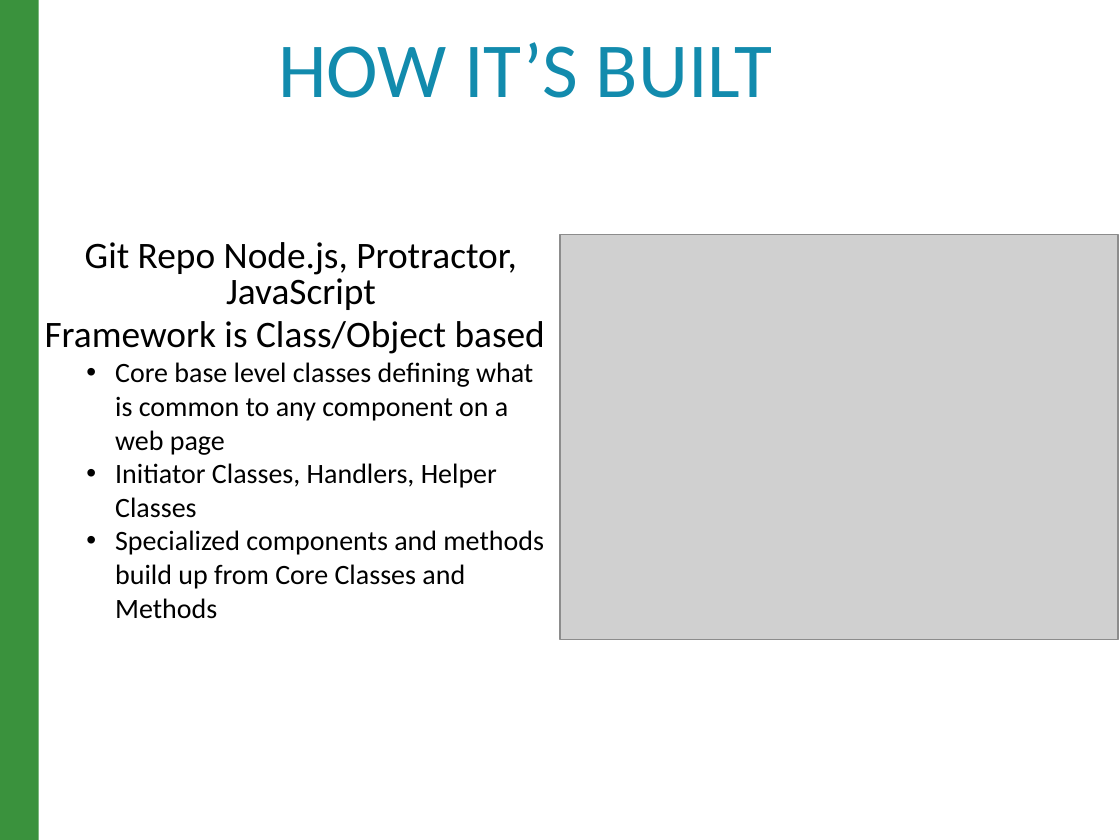
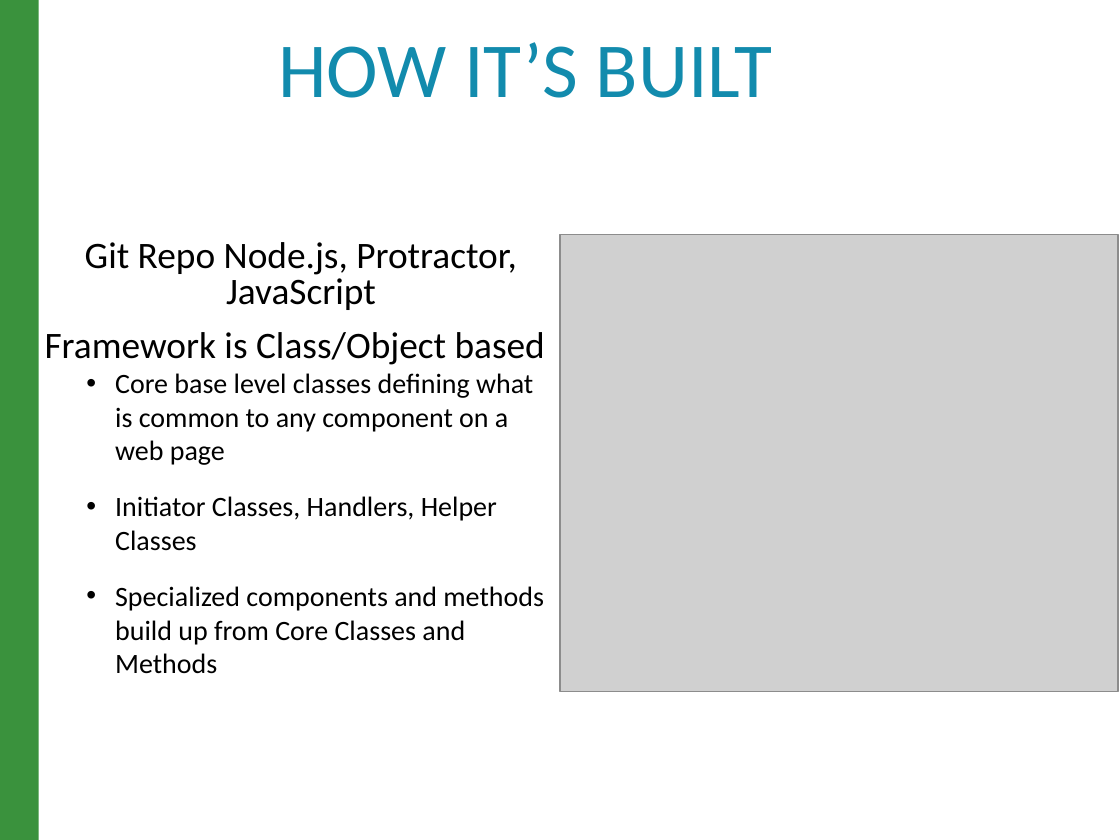
Before and after one commit to raghav9329/mainProf, a slide deck: slide 8 of CurrentWork_Delta/CX_StrategyPowerPoint.pptx. Drawn at 1120x840 pixels with LibreOffice and Linux fonts; fonts in the diff are those of the drawing; grey boxes stand for pictures. Boxes give left, top, right and bottom in pixels: in the first picture for what was removed or moved away, otherwise in the second. Text is boxed around its words. In the diff, an @@ line names an element or a change of style, - is before the commit and + after.

```diff
--- a/CurrentWork_Delta/CX_StrategyPowerPoint.pptx
+++ b/CurrentWork_Delta/CX_StrategyPowerPoint.pptx
@@ text "Git Repo Node.js, Protractor, JavaScript" rewrapped from bbox=[45, 242, 545, 619] to bbox=[45, 242, 545, 674] @@
@@ picture: place and size @@
-picture at bbox=[560, 234, 1118, 640]
+picture at bbox=[560, 234, 1118, 692]
```
Also in this commit, not shown: 9 other slides changed, 2 other files.
